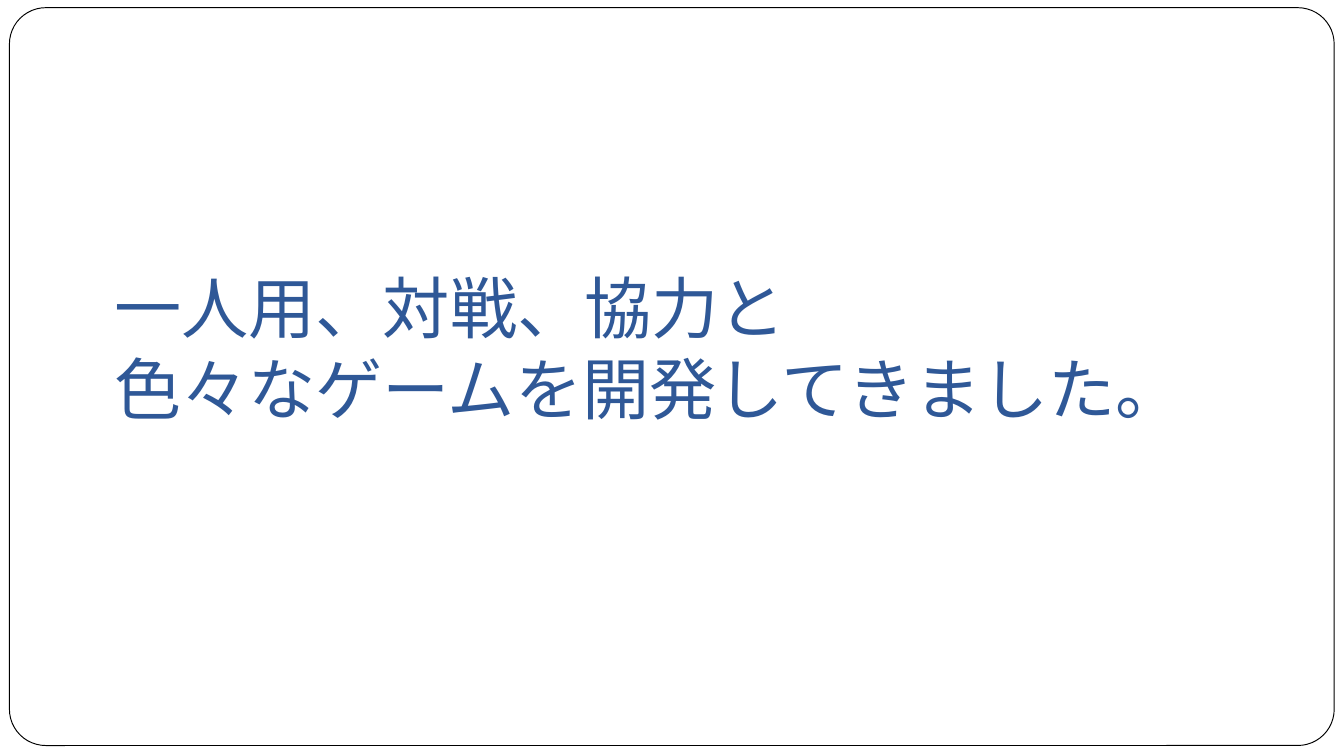
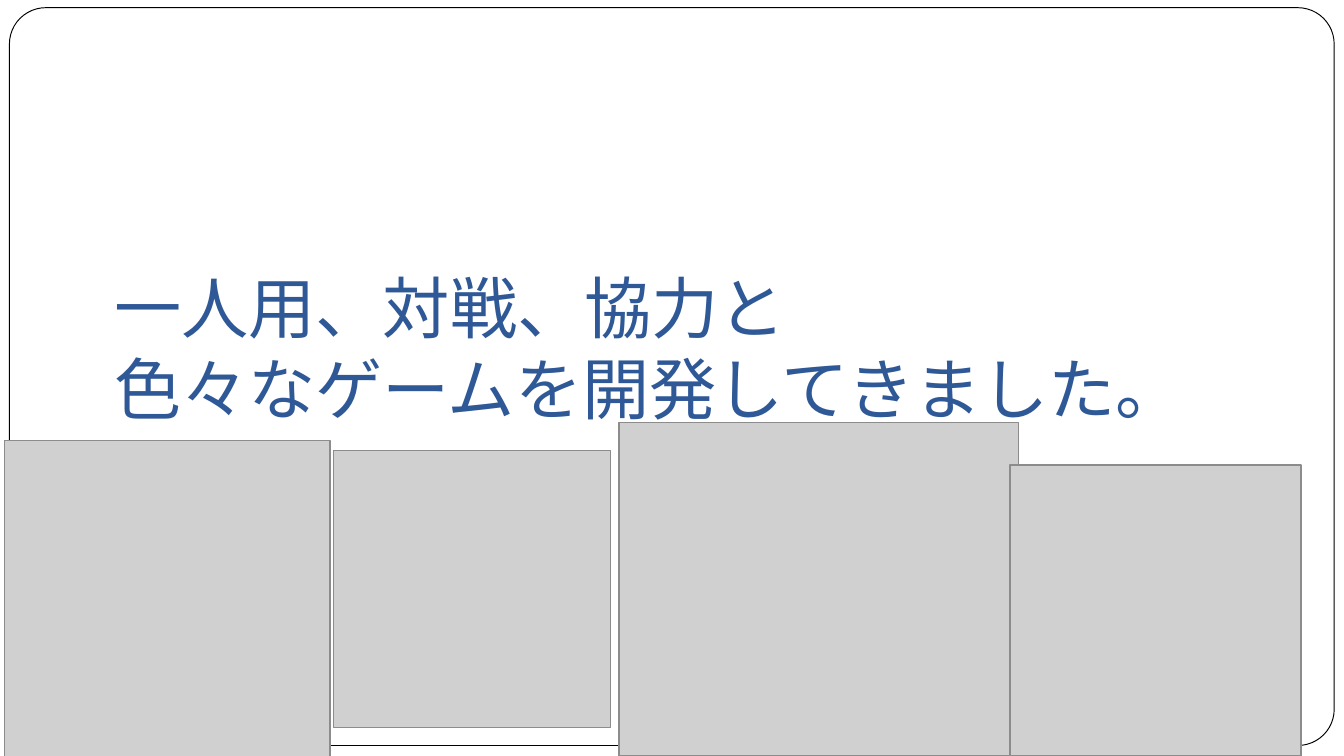
Before and after one commit to NyamLand/VSRPG, a slide deck: slide 5 of 仕様/プレゼンテーション/第一回発表.pptx. Drawn at 1344x756 pixels with LibreOffice and Linux fonts; fonts in the diff are those of the drawing; grey boxes stand for pictures. Boxes give left, top, right and bottom in pixels: in the first picture for what was removed or moved away, otherwise in the second. Text is boxed around its words. In the diff, an @@ line names an element or a change of style, - is before the commit and + after.

```diff
--- a/仕様/プレゼンテーション/第一回発表.pptx
+++ b/仕様/プレゼンテーション/第一回発表.pptx
@@ title "一人用、対戦、協力と 色々なゲームを開発してきました。" rewrapped from (x1=114, y1=276, x2=1183, y2=420) to (x1=114, y1=276, x2=1183, y2=430) @@
@@ picture added at (x1=4, y1=441, x2=329, y2=756) @@
@@ picture added at (x1=620, y1=422, x2=1019, y2=755) @@
@@ picture added at (x1=333, y1=450, x2=610, y2=727) @@
@@ picture added at (x1=1011, y1=465, x2=1302, y2=756) @@
```
Also in this commit, not shown: 4 other slides changed, 3 slides added, 6 other files.
